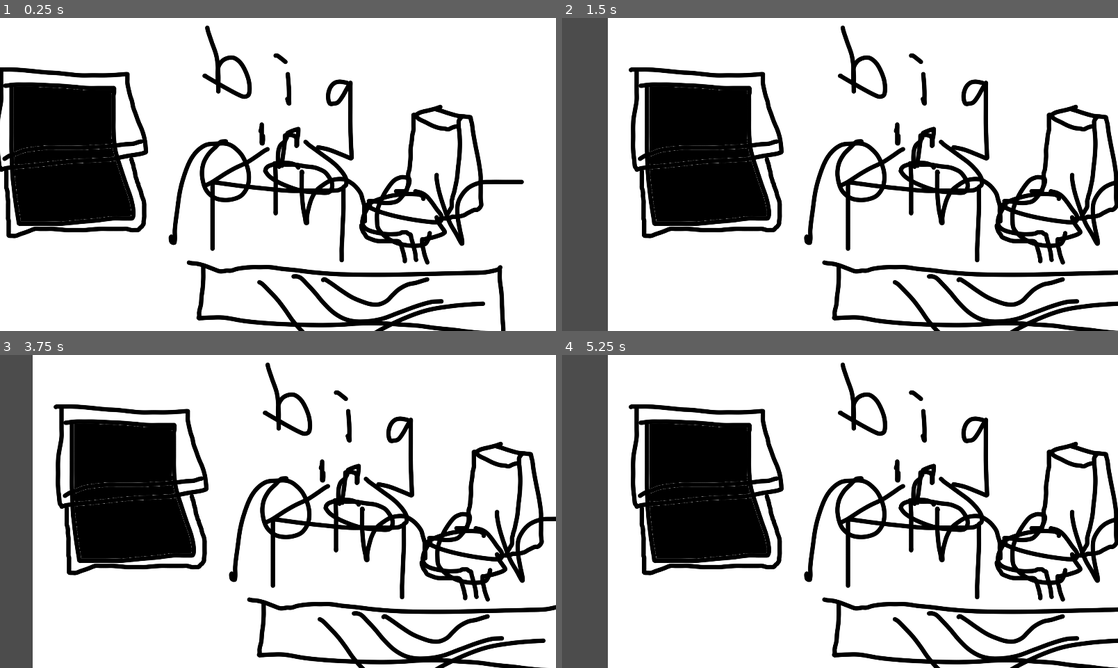
Above: before the commit, frames 1-4 (two rows, left to right).
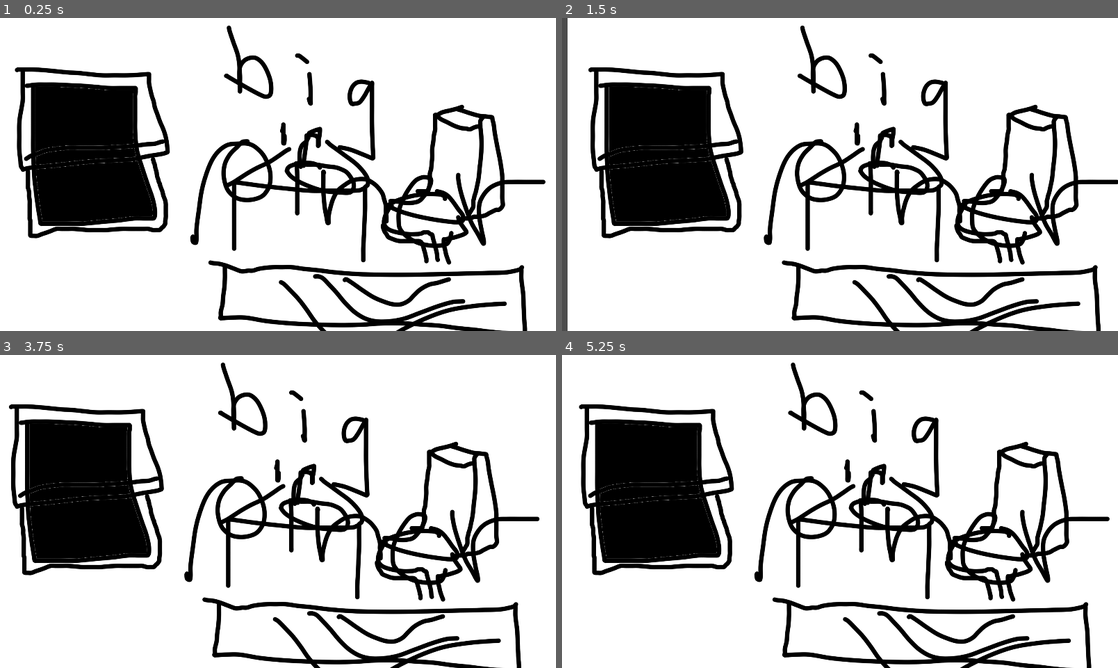
Above: after the commit, the same moments.

Repository: juppery/the-game-of-the-beach
Game: Godot game, scene res://scenes/nights/Night1.tscn
The game is run twice, just before and just after one commit, with the same random seed, the same clock (stepped at 60 frames per second) and the same inputs.
Inputs (mouse positions are in pixels of both pictures, inside the frame that each line leads up to):
- Up to frame 1 (0.25 s): no input
- Up to frame 2 (1.5 s): move the mouse to (962, 158) at 0.52 s; tap Enter at 1.25 s; move the mouse to (728, 190) at 1.27 s
- Up to frame 3 (3.75 s): tap Space at 2, 3.5 s; move the mouse to (333, 442) at 2.02 s; tap Enter at 2.75 s; move the mouse to (250, 574) at 2.77 s; move the mouse to (444, 558) at 3.52 s
- Up to frame 4 (5.25 s): move the mouse to (673, 464) at 4.27 s; move the mouse to (867, 511) at 5.02 s

The runs differ from the first frame. In frame 1, 20% of the frame differs, in the area x 0-99%, y 2-100%; in frame 2, 30%; in frame 3, 30%; in frame 4, 33%, in the area x 0-100%, y 0-100%.

Commit message:
the panorama now stop when it gets too far top the rights

Diff:
--- a/scenes/nights/Night1.tscn
+++ b/scenes/nights/Night1.tscn
@@ -7,7 +7,7 @@
 
 [sub_resource type="RectangleShape2D" id=2]
 
-[node name="Node2D" type="Node2D"]
+[node name="Night1" type="Node2D"]
 
 [node name="noahpanningview" type="Sprite" parent="."]
 position = Vector2( 960, 540 )
@@ -31,17 +31,20 @@
 [node name="static_areas" type="Node2D" parent="."]
 
 [node name="left_screen_edge" type="Area2D" parent="static_areas"]
-position = Vector2( -2.5, 540 )
+position = Vector2( -10, 540 )
 
 [node name="CollisionShape2D" type="CollisionShape2D" parent="static_areas/left_screen_edge"]
-scale = Vector2( 0.25, 54 )
+scale = Vector2( 1, 54 )
 shape = SubResource( 2 )
 
-[node name="left_screen_edge2" type="Area2D" parent="static_areas"]
-position = Vector2( 1922.5, 540 )
+[node name="right_screen_edge" type="Area2D" parent="static_areas"]
+position = Vector2( 1930, 540 )
 
-[node name="CollisionShape2D" type="CollisionShape2D" parent="static_areas/left_screen_edge2"]
-scale = Vector2( 0.25, 54 )
+[node name="CollisionShape2D" type="CollisionShape2D" parent="static_areas/right_screen_edge"]
+scale = Vector2( 1, 54 )
 shape = SubResource( 2 )
 
-[connection signal="mouse_entered" from="noahpanningview/right_edge" to="noahpanningview" method="_on_right_edge_mouse_entered"]
+[connection signal="area_entered" from="noahpanningview/left_edge" to="noahpanningview" method="_on_left_edge_area_entered"]
+[connection signal="area_exited" from="noahpanningview/left_edge" to="noahpanningview" method="_on_left_edge_area_exited"]
+[connection signal="area_entered" from="noahpanningview/right_edge" to="noahpanningview" method="_on_right_edge_area_entered"]
+[connection signal="area_exited" from="noahpanningview/right_edge" to="noahpanningview" method="_on_right_edge_area_exited"]
--- a/scripts/noahpanningview.gd
+++ b/scripts/noahpanningview.gd
@@ -4,11 +4,28 @@
 # Declare member variables here. Examples:
 # var a = 2
 # var b = "text"
-export var pan_speed = 0.03
+export var pan_speed = 0.04
+var rightedgesmatch = 0
+var leftedgesmatch = 0
+# Called when the node enters the scene tree for the first time.
+#func _ready():
+#	pass # Replace with function body.
 
-# Called when the node enters the scene tree for the first time.
-func _ready():
-	pass # Replace with function body.
+#checks if the right edge of the screen and the right edge of the panorama touch each other
+func _on_right_edge_area_entered(area):
+	rightedgesmatch = 1
+
+func _on_right_edge_area_exited(area):
+	rightedgesmatch = 0
+
+#checks if the LEFT edge of the screen and the LEFT edge of the panorama touch each other
+func _on_left_edge_area_entered(area):
+	leftedgesmatch = 1
+
+func _on_left_edge_area_exited(area):
+	leftedgesmatch = 0
+
+
 
 
 func _process(delta):
@@ -16,11 +33,12 @@
 	var mouse_x_pos = mouse_position.x - 500
 	#print(mouse_x_pos)
 	if mouse_x_pos <= 0:
-		position.x -= pan_speed*mouse_x_pos
+		if leftedgesmatch == 1:
+			pass
+		if leftedgesmatch == 0:
+			position.x -= pan_speed*mouse_x_pos
 	if mouse_x_pos >= 920:
-		position.x -= pan_speed*(mouse_x_pos-920)
-
-
-
-func _on_right_edge_mouse_entered():
-	print("big piner")
+		if rightedgesmatch == 1:
+			pass
+		if rightedgesmatch == 0:
+			position.x -= pan_speed*(mouse_x_pos-920)
